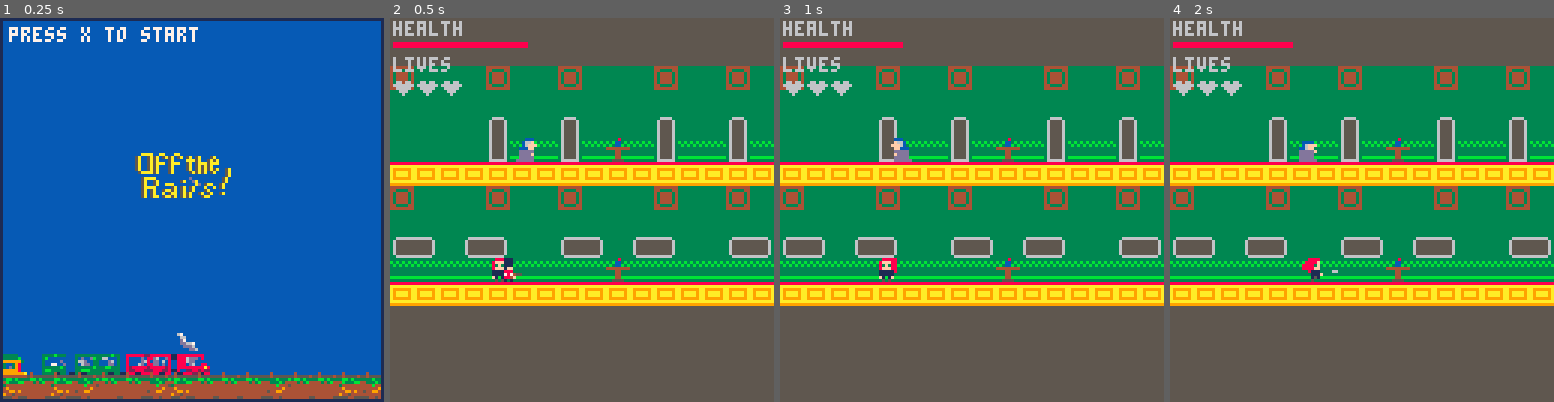
Above: before the commit, frames 1-4 (left to right).
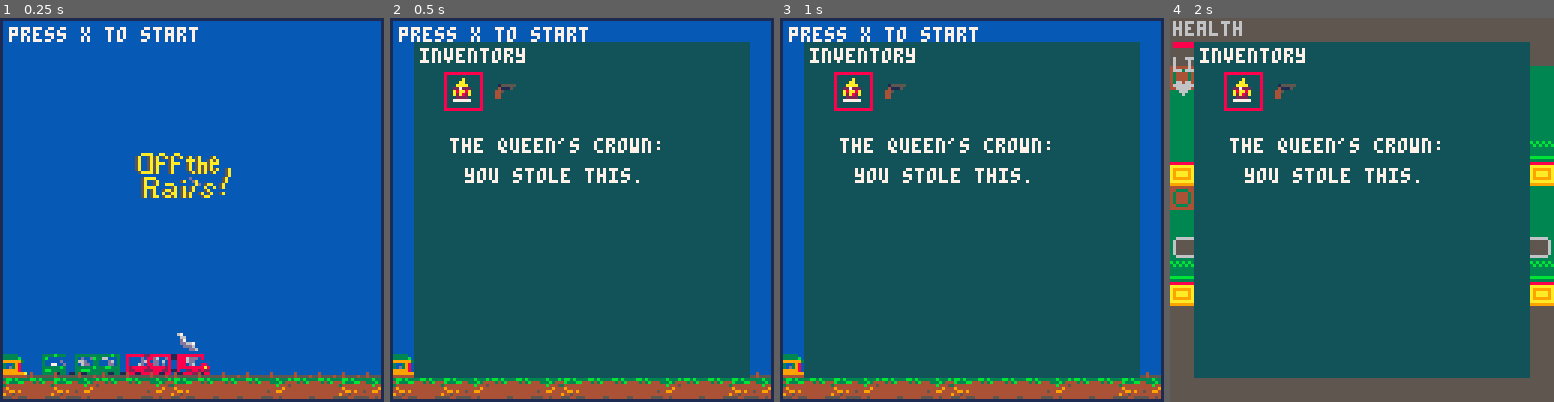
Above: after the commit, the same moments.

Repository: hggorel/Off-The-Rails
Game: PICO-8 cartridge offtherails.p8
Two runs of this game, one before a commit and one after it. Both use one fixed random seed, a clock stepped at 60 frames per second and the inputs below.
Inputs:
- Up to frame 1 (0.25 s): no input
- Up to frame 2 (0.5 s): tap X (X key) at 0.33 s
- Up to frame 3 (1 s): tap O (Z key) at 0.7 s
- Up to frame 4 (2 s): tap X (X key) at 1.07, 1.85 s; hold Right from 1.6 s (still down); tap O (Z key) at 1.7 s

Frame 1 is identical in both runs. In frame 2, 100% of the frame differs, in the area x 0-100%, y 0-100%; in frame 3, 100%; in frame 4, 77%.

Commit message:
Update offtherails.p8
attempting to add inventory screen. we'll see

Diff:
--- a/offtherails.p8
+++ b/offtherails.p8
@@ -3,13 +3,14 @@
 __lua__
 --basic set up sections
 --in the game
-
+--use inventory for cutscene
 
 function _init()
 	mode = 0 --for title call
-	if btn(4) then
-		mode = 1
-	end
+	if mode == 0 then
+		titleupdate()
+	end
+
 	--flags (global)
 	--flag 0 = floor/coundary wall
 	--flag 1 = interactable/door?
@@ -282,9 +283,9 @@
 
 	--we dont use 5 yet i think?
 	--so this is for title to game
-	if btnp(5) and mode == 0 then
-		mode = 1
-	end
+--	if btnp(5) and mode == 0 then
+	--	mode = 1
+--	end --redundant code
 
 	-- switching to see animation
 	if player.movecount==3 then
@@ -297,6 +298,13 @@
 end
 
 function _update()
+	if mode == 2 then
+		pause = true
+		pauseupdate()
+	else
+		pause = false
+		gameupdate()
+	end
 
 	-- moving all of the bullets
 	for b in all(bullets) do
@@ -374,6 +382,28 @@
 	end
 end
 
+--changing modes
+function titleupdate()
+	if btn(❎) then
+		mode = 1
+	end
+end
+
+function pauseupdate()
+	if(btnp(❎) ) then
+		mode = 1
+	end
+end
+
+--x only used this way
+function gameupdate()
+	if(btnp(❎) ) then
+		mode = 2 --pause screen
+	end
+end
+
+
+
 --glocal sprite tables (for nongame screens)
 	train={
 	x=1*8,
@@ -390,10 +420,20 @@
 	a=.25
 	}
 
-title={
+title={ --info for the title sprite
 sp=0,
 w=8,
 h=2
+}
+
+--inventory select box
+sel={ --short for select, an existing command
+x=18,
+y=18,
+move=15,
+minx=19,
+maxx=79,
+place=0
 }
 -->8
 --map section
@@ -418,6 +458,8 @@
 function _draw()
 	if mode == 0 then
 		titledraw()
+	elseif mode > 1 then
+		pausedraw()
 	else
 		gamedraw() --mode only if 1
 	end
@@ -527,14 +570,35 @@
 end
 
 function pausedraw()
-	color(14)
-	pal(14,131,1) --replace pink with 131
-	rectfill(8, 8, 119, 119)
-	print("inventory",10,10,7)
-	spr(11,16,16)
-	--selection for movement through inventroy should be btnp
-	--inventory square by square
-
+	--	running = false
+		rectmove()
+		color(14)
+		pal(14,131,1) --replace pink with 131
+		rectfill(8, 8, 119, 119)
+		print("inventory",10,10,7)
+		spr(11,20,20) --queens crown
+		spr(57,35,20) --gun
+		rect(sel.x,sel.y,sel.x+12,sel.y+12,8)
+		if sel.place == 0 then
+			print("the queen's crown:", 20,40,7)
+			print("you stole this.",25,50,7)
+		end
+		if sel.place == 1 then
+			print("your trusty pistol:",20,40,7)
+			print("you should equip this.",15,50,7)
+		end
+end
+
+--for inventory
+function rectmove()
+	if btnp(➡️) and sel.x < sel.maxx then
+		sel.x += sel.move
+		sel.place += 1 --for print out
+	end
+	if btnp(⬅️) and sel.x > sel.minx then
+		sel.x -= sel.move
+		sel.place -=1
+	end
 end
 -->8
 --movement section
@@ -568,20 +632,6 @@
 
 
 	end
--->8
---update calls for future integration
-
-function gameupdate()
-	if(btnp(⬆️) and btnp(⬇️)) then
-		mode = 2 --pause screen
-	end
-end
-
-function pauseupdate()
-	if(btnp(⬆️) and btnp(⬇️)) then
-		mode = 1
-	end
-end
 __gfx__
 00000000008888800088880000888800008888000088880000888800008888000088888000888880008888000000a00000777700000ccc000000100000000000
 0000000008fff88000f8888000f8888000f8888000f8888000f8888000f8888008fff88008fff88008fff880000aa0007071716000c66f000001110000000000
@@ -609,11 +659,11 @@
 99999999336666666666663300110000011000011000000110000000110000000110000005500055005555004444444449555594400009943600006300000000
 0000000033333333333333330000000000000000cccccccc00000000000000000000000000000000000000000000000049999994400009943600006300000000
 000aa000b3b3b3b3333333330000000007700770cccccccc000d0000000000000000000000000000000000000000000045999994400005943600006300000000
-00a00a003b3b3b3b333333330000000077770000cccccccc00ddd000000000000000000000000000000000000000000045999994400005943600006300000000
-4544445433333333333333330000000000000000cccccccc0ddddd00000000000000000000000000000000000000000049999994400009943600006300000000
-4544445433333333333333330077700000000000ccccccccddddddd00dddd0000066000000000000000000000000000049999994400009943600006300000000
-4544445433333333333333330777777000000700ccccccccddddddddddddddd00000000000000000000000000000000049999994400009943600006300000000
-45444454bbbbbbbb333333337777777700077770ccccccccdddddddddddddddd0000000000000000000000000000000049999994400009943600006300000000
+00a00a003b3b3b3b333333330000000077770000cccccccc00ddd000000000000000000001555550000000000000000045999994400005943600006300000000
+4544445433333333333333330000000000000000cccccccc0ddddd00000000000000000004111500000000000000000049999994400009943600006300000000
+4544445433333333333333330077700000000000ccccccccddddddd00dddd0000066000044500000000000000000000049999994400009943600006300000000
+4544445433333333333333330777777000000700ccccccccddddddddddddddd00000000044000000000000000000000049999994400009943600006300000000
+45444454bbbbbbbb333333337777777700077770ccccccccdddddddddddddddd0000000044000000000000000000000049999994400009943600006300000000
 4544445433333333333333330000000000000000ccccccccdddddddddddddddd0000000000000000000000000000000049999994400000943666666300000000
 000ccc0000000000001111100001111000000000000000000c0000000000000000000000000000000ca0000000c0000000000000000000000000000000000000
 00c66f0000cccc0001444110001111100660660007000000000000006070000067000000670000000cca7000000a000000000000000088888000000000000000
